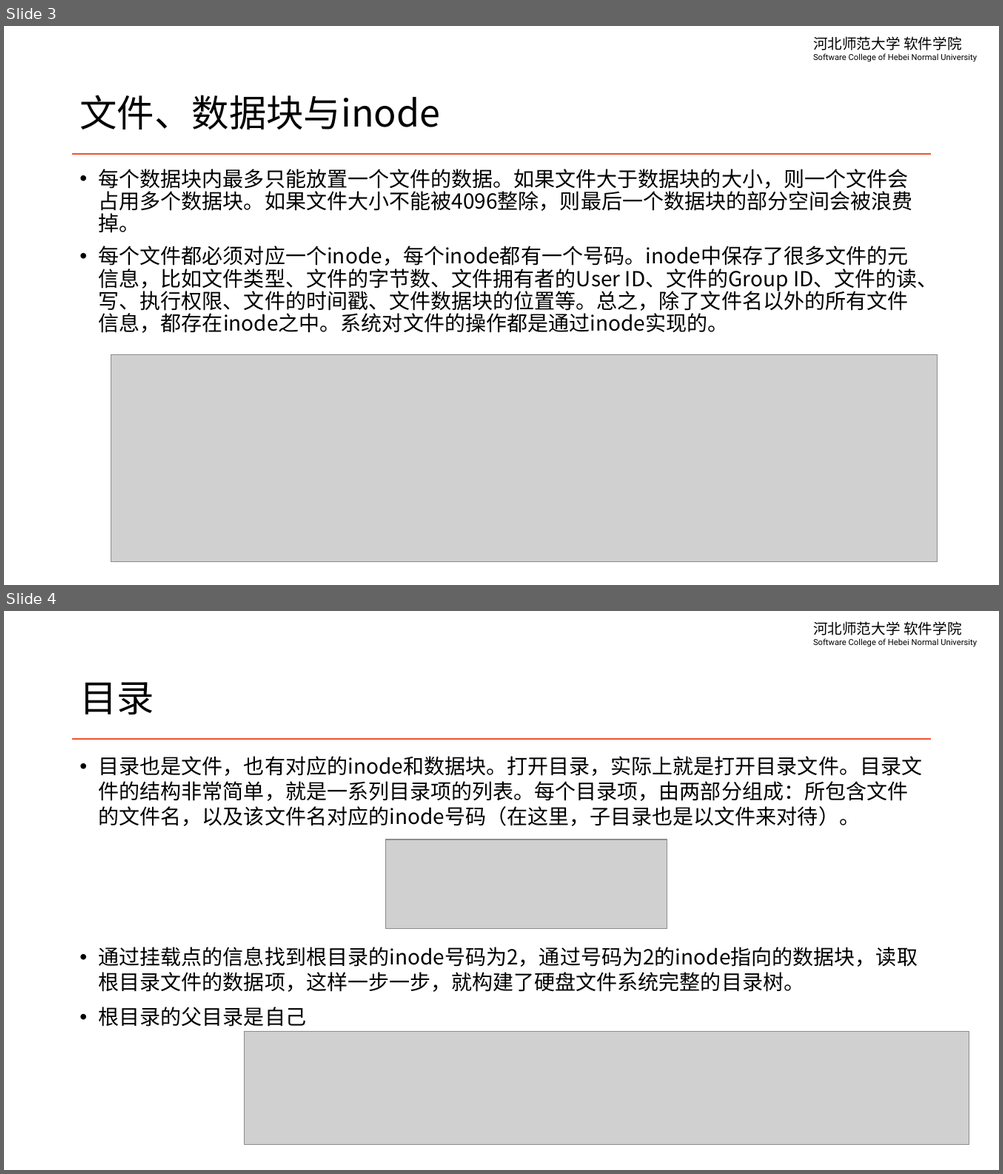
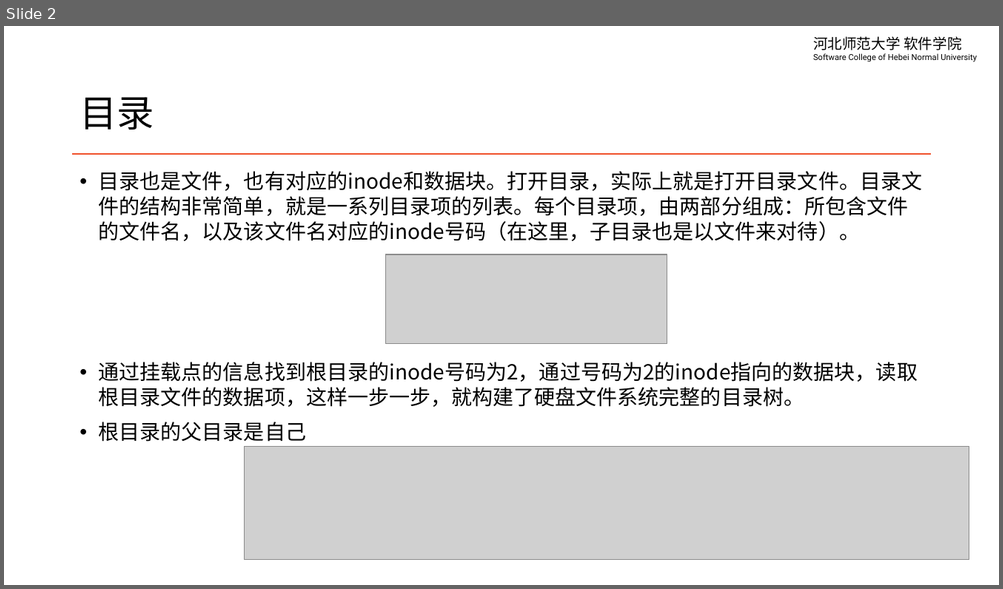
Before and after one commit to edu2act/course-linux-system, a slide deck: materials/slides/ch07-file-management.pptx. Shown one above the other, each under a label of ours: slides 3 and 4 before the commit, slide 2 after it. The pictures are 1003x1174 and 1003x589 pixels, drawn with LibreOffice and Linux fonts; fonts in the diff are those of the drawing; grey boxes stand for pictures. Boxes give left, top, right and bottom in pixels: in the first picture for what was removed or moved away, otherwise in the second. Text is boxed around its words. In the diff, an @@ line names an element or a change of style, - is before the commit and + after.

```diff
--- a/materials/slides/ch07-file-management.pptx
+++ b/materials/slides/ch07-file-management.pptx
@@ slide 3 removed at [4,26,999,585], background #FFFFFF; not listed: 2 template elements that a slide beside it also shows @@
@@ title removed at [79,95,440,130] @@
-文件、数据块与inode
@@ text removed at [99,169,938,333] @@
-• 每个数据块内最多只能放置一个文件的数据。如果文件大于数据块的大小，则一个文件会占用多个数据块。如果文件大小不能被4096整除，则最后一个数据块的部分空间会被浪费掉。
-• 每个文件都必须对应一个inode，每个inode都有一个号码。inode中保存了很多文件的元信息，比如文件类型、文件的字节数、文件拥有者的User ID、文件的Group ID、文件的读、写、执行权限、文件的时间戳、文件数据块的位置等。总之，除了文件名以外的所有文件信息，都存在inode之中。系统对文件的操作都是通过inode实现的。
@@ picture removed at [111,355,937,562] @@
@@ what was slide 4 is now slide 2 @@
```
Also in this commit, not shown: 1 slide changed, 2 other slides removed, 15 other files.
